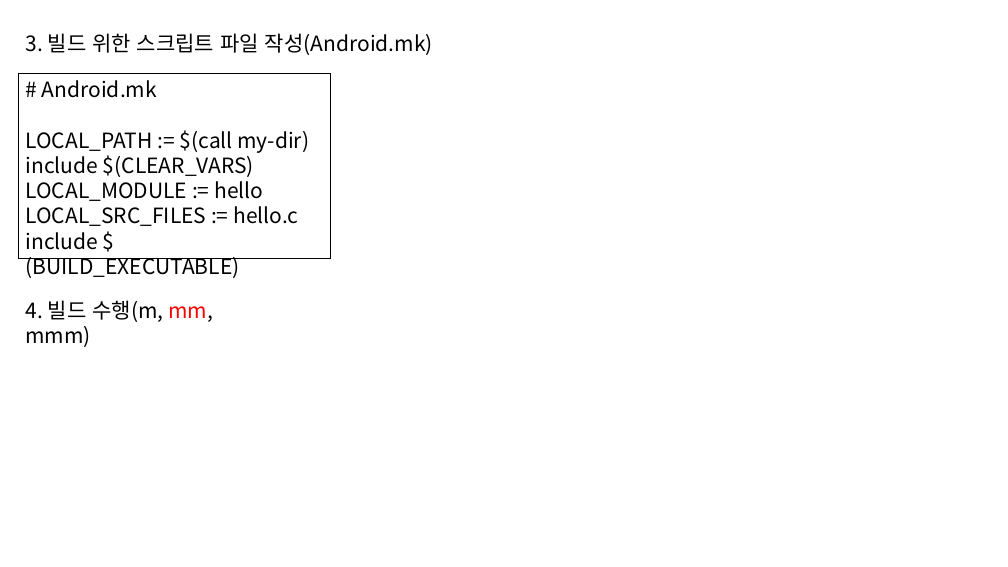
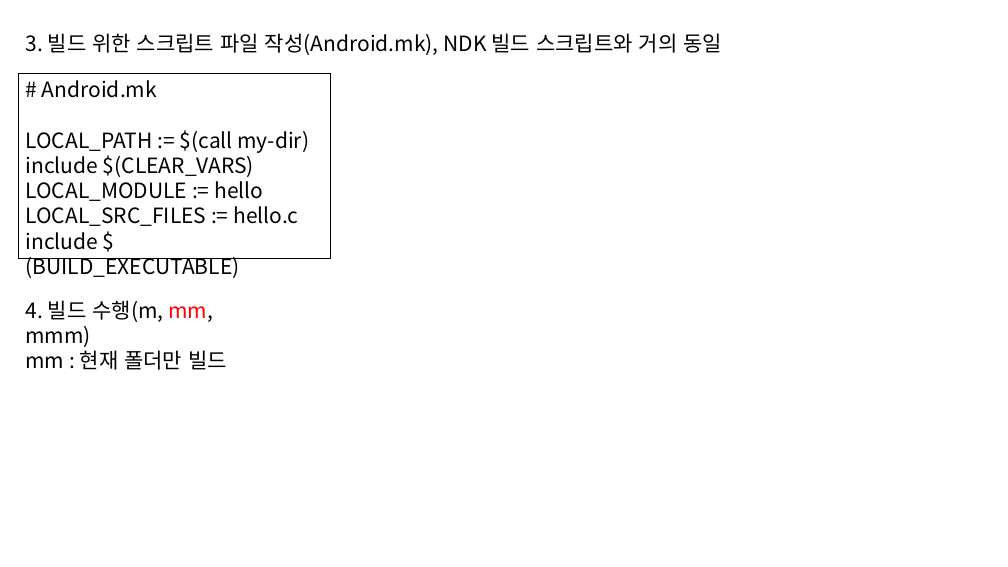
Before and after one commit to beila/ndkclass, a slide deck: slide 15 of lecturer/20150604.pptx. Drawn at 1008x567 pixels with LibreOffice and Linux fonts; fonts in the diff are those of the drawing. Boxes give left, top, right and bottom in pixels: in the first picture for what was removed or moved away, otherwise in the second. Text is boxed around its words. In the diff, an @@ line names an element or a change of style, - is before the commit and + after.

```diff
--- a/lecturer/20150604.pptx
+++ b/lecturer/20150604.pptx
@@ text at (x1=26, y1=33, x2=722, y2=55): text changed @@
-3. 빌드 위한 스크립트 파일 작성(Android.mk)
+3. 빌드 위한 스크립트 파일 작성(Android.mk), NDK 빌드 스크립트와 거의 동일
@@ text at (x1=25, y1=350, x2=227, y2=370): paragraph added @@
+mm : 현재 폴더만 빌드
```
Also in this commit, not shown: 5 other slides changed, 2 slides added, 1 slide removed, 8 other files.
